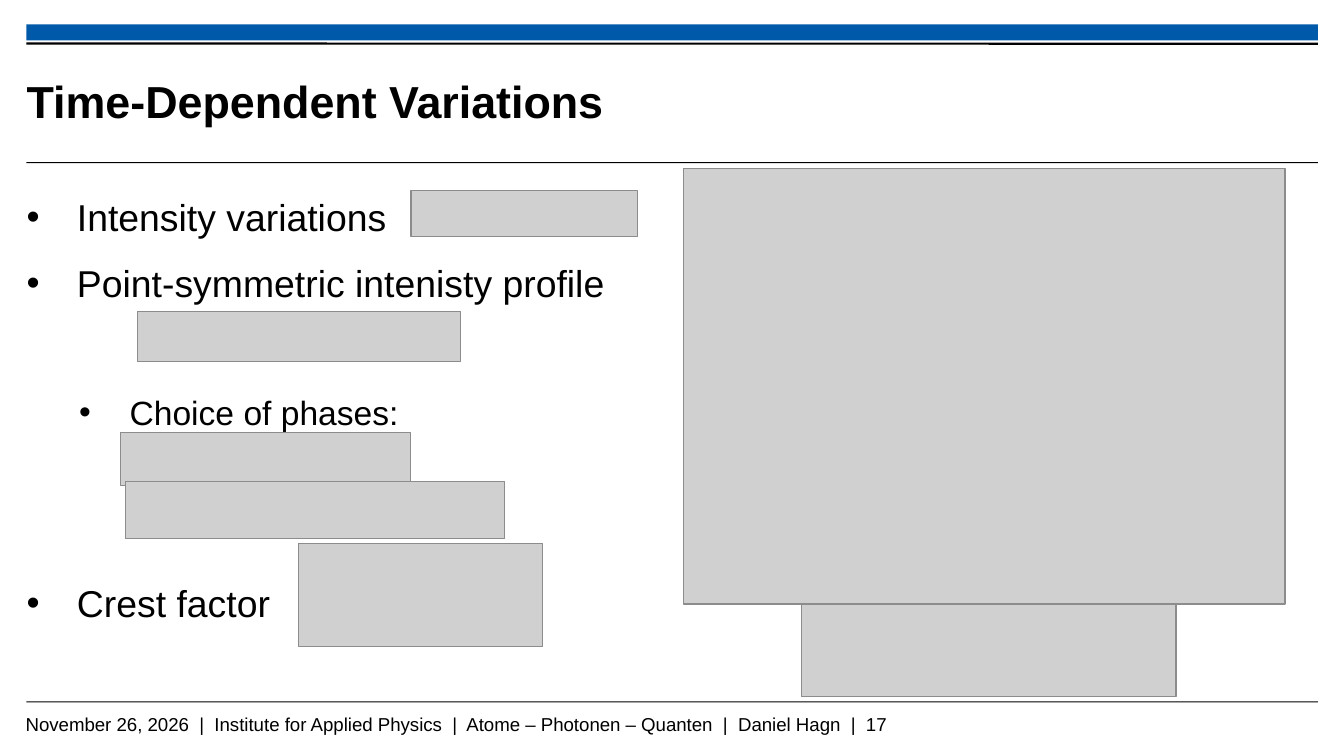
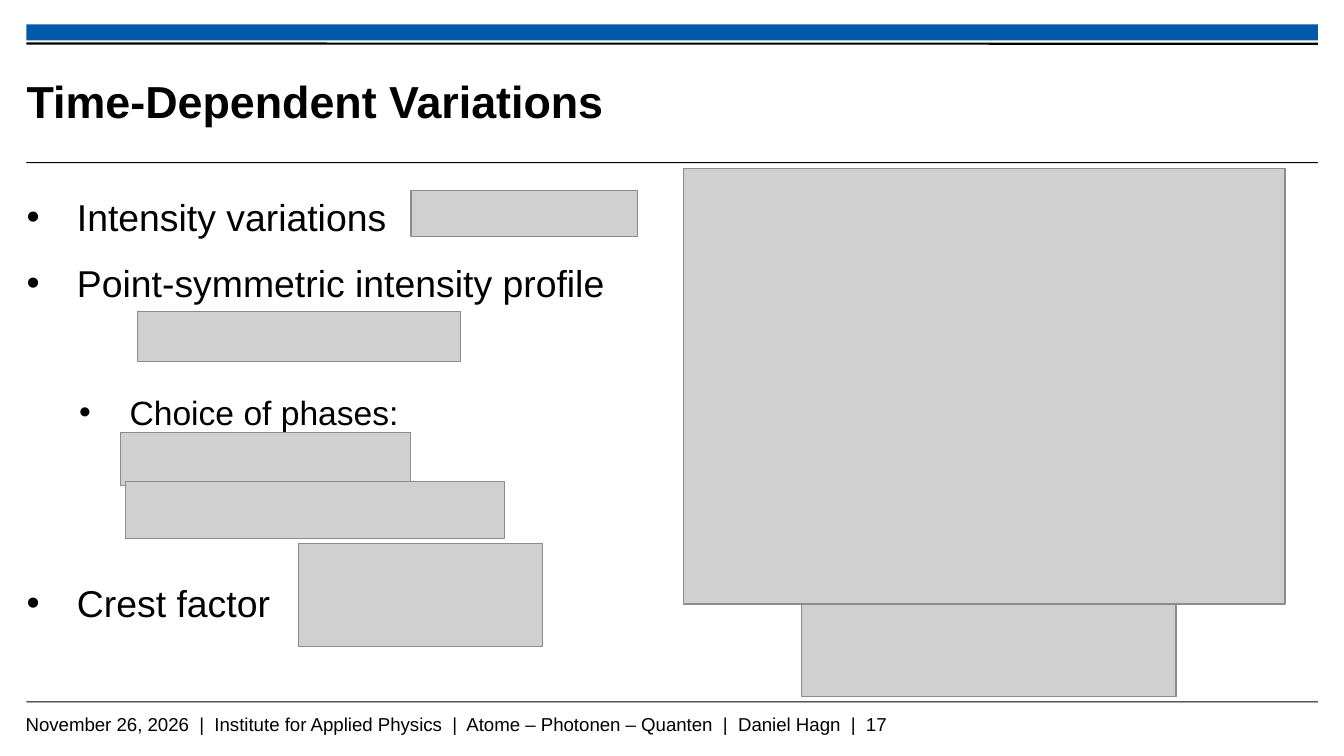
Before and after one commit to Daniel-Hagn-physik/Masterthesis_Backup, a slide deck: slide 17 of Hagn_Daniel_Mastervortrag.pptx. Drawn at 1344x756 pixels with LibreOffice and Linux fonts; fonts in the diff are those of the drawing; grey boxes stand for pictures; background and template pictures are left out. Boxes give left, top, right and bottom in pixels: in the first picture for what was removed or moved away, otherwise in the second. Text is boxed around its words. In the diff, an @@ line names an element or a change of style, - is before the commit and + after.

Commit message:
25.11

```diff
--- a/Hagn_Daniel_Mastervortrag.pptx
+++ b/Hagn_Daniel_Mastervortrag.pptx
@@ text at [77,270,605,305]: text changed @@
-• Point-symmetric intenisty profile
+• Point-symmetric intensity profile
```
Also in this commit, not shown: 6 other slides changed.
